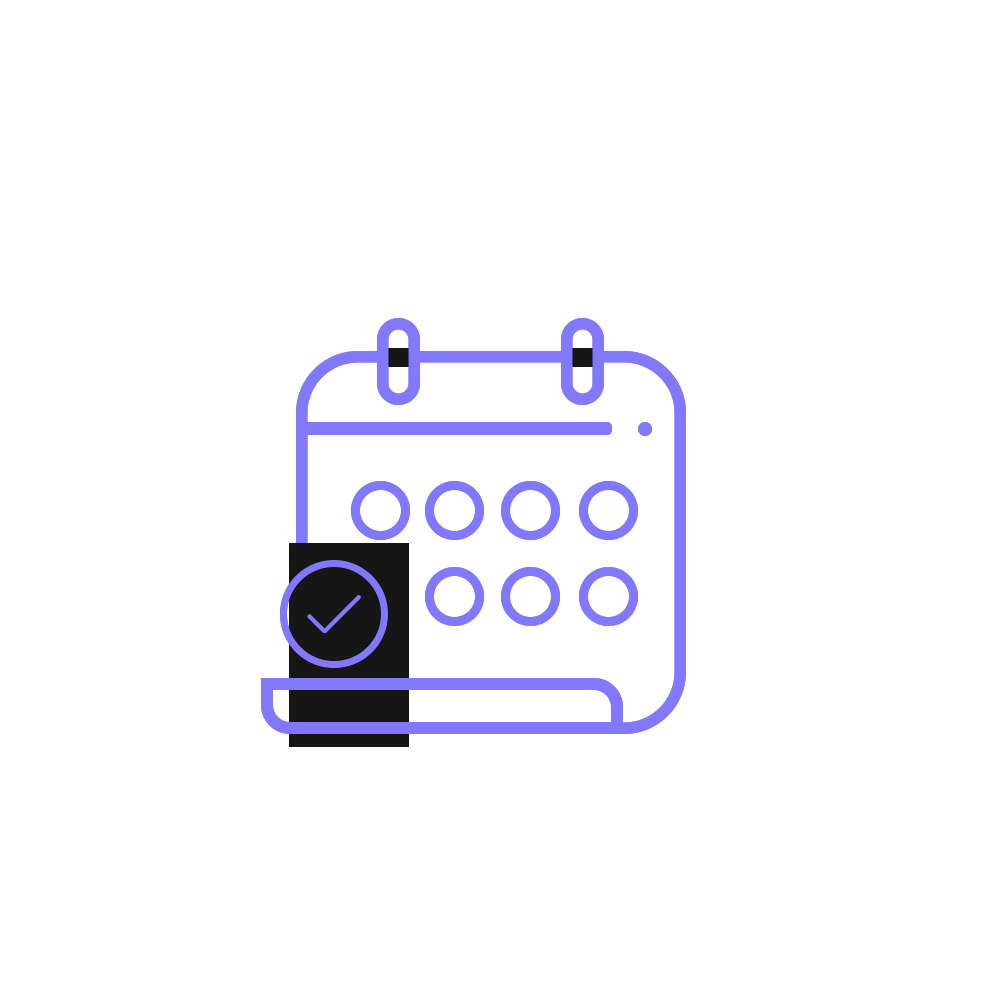
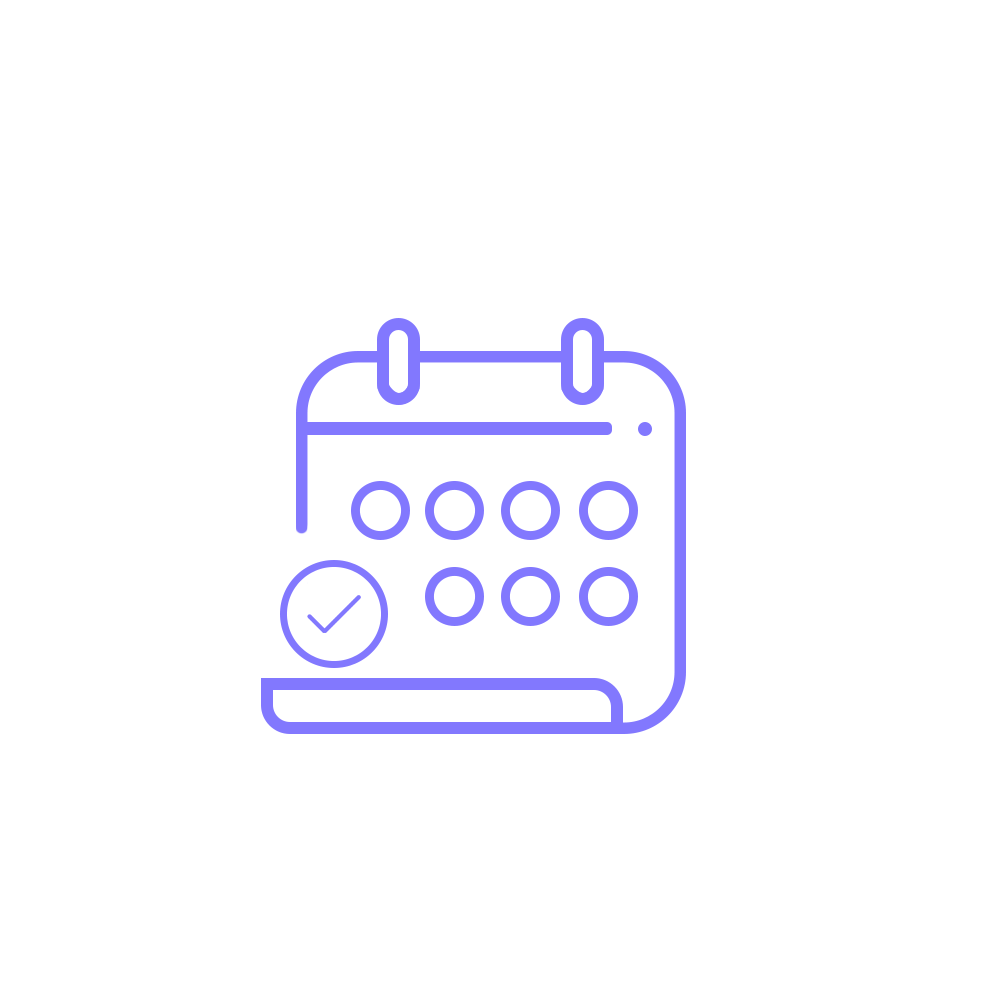
Before/after of a 1000 x 1000 layered artwork. What changed in the layer stack:
painted on "Прямоугольник 2" (in "no_habits") over [388, 321, 416, 402]
hid "Прямоугольник 5" (in "no_habits") over [289, 543, 409, 747]
painted on "Прямоугольник 1" (in "no_habits"), masked it over [296, 351, 686, 734]
removed group "no_habits_light" (17 layers) over [261, 318, 686, 747]
removed layer "Прямоугольник 2 копия" (2nd of 2, in "no_habits_light") from group "no_habits_light" over [561, 318, 604, 405]
removed layer "Прямоугольник 2" (2nd of 2, in "no_habits_light") from group "no_habits_light" over [377, 318, 420, 405]
removed layer "Прямоугольник 6" (2nd of 2, in "no_habits_light") from group "no_habits_light" over [261, 678, 623, 734]
removed layer "Эллипс 2" (2nd of 2, in "no_habits_light") from group "no_habits_light" over [280, 560, 388, 668]
removed layer "Прямоугольник 5" (2nd of 2, in "no_habits_light") from group "no_habits_light" over [289, 543, 409, 747]
removed layer "Эллипс 1 копия 7" (2nd of 2, in "no_habits_light") from group "no_habits_light" over [425, 567, 484, 626]
removed layer "Эллипс 1 копия 6" (2nd of 2, in "no_habits_light") from group "no_habits_light" over [501, 567, 560, 626]
removed layer "Эллипс 1 копия 5" (2nd of 2, in "no_habits_light") from group "no_habits_light" over [579, 567, 638, 626]
removed layer "Эллипс 1 копия 4" (2nd of 2, in "no_habits_light") from group "no_habits_light" over [579, 481, 638, 540]
removed layer "Эллипс 1 копия 2" (2nd of 2, in "no_habits_light") from group "no_habits_light" over [501, 481, 560, 540]
removed layer "Эллипс 1 копия" (2nd of 2, in "no_habits_light") from group "no_habits_light" over [425, 481, 484, 540]
removed layer "Эллипс 1" (2nd of 2, in "no_habits_light") from group "no_habits_light" over [351, 422, 652, 540]
removed layer "Прямоугольник 1" (2nd of 2, in "no_habits_light") from group "no_habits_light" over [296, 351, 686, 734]
…and 10 more changes (4 painted, 6 removed)
